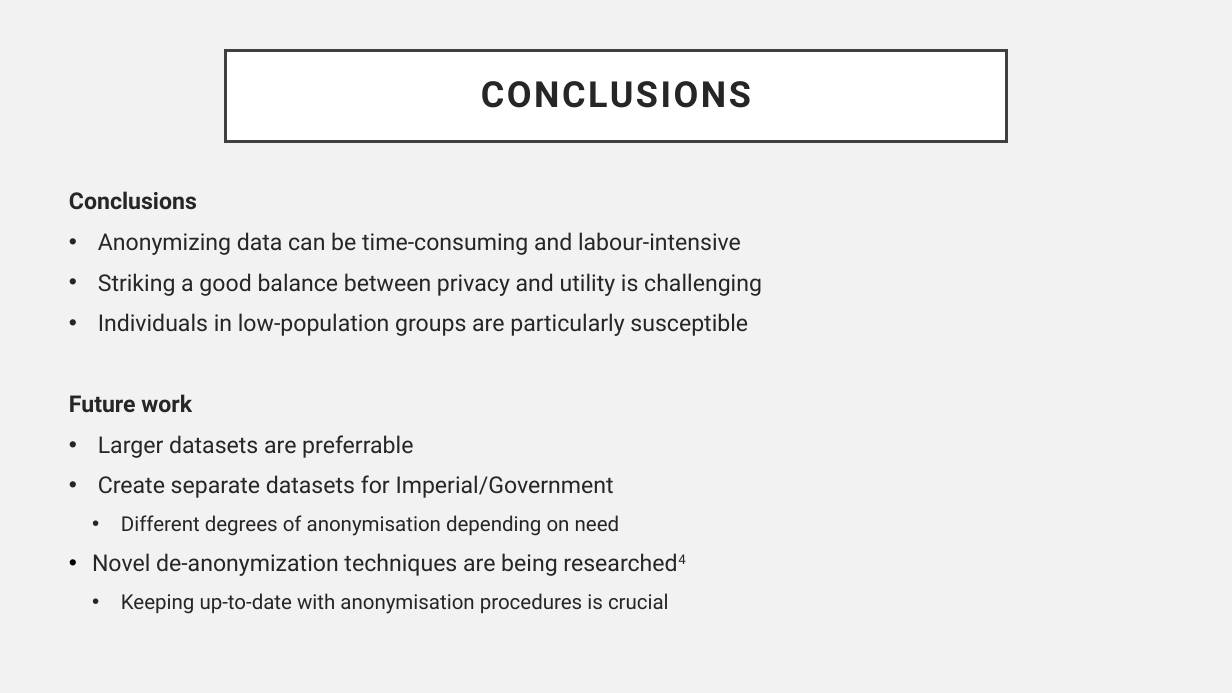
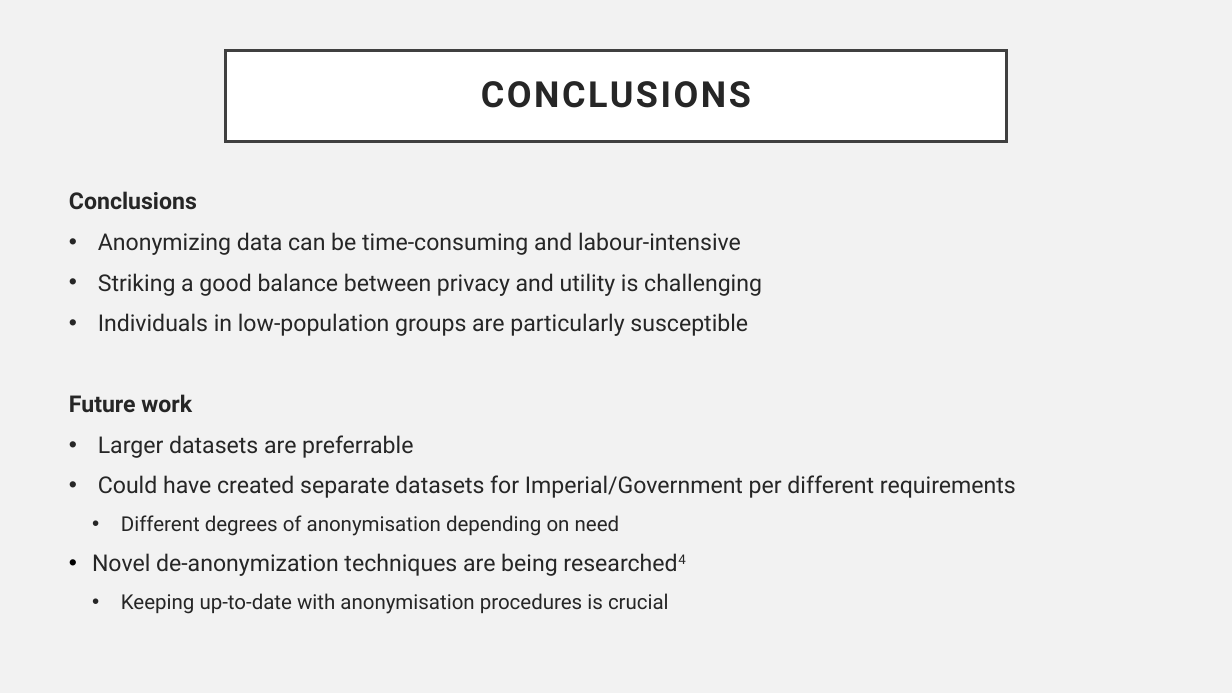
Before and after one commit to rictoo/DataAnonymisation-CDM, a slide deck: slide 15 of Supporting_material/CDM_CW2.pptx. Drawn at 1232x693 pixels with LibreOffice and Linux fonts; fonts in the diff are those of the drawing. Boxes give left, top, right and bottom in pixels: in the first picture for what was removed or moved away, otherwise in the second. Text is boxed around its words. In the diff, an @@ line names an element or a change of style, - is before the commit and + after.

```diff
--- a/Supporting_material/CDM_CW2.pptx
+++ b/Supporting_material/CDM_CW2.pptx
@@ text at <box>98,475,1016,498</box>: text changed @@
-• Create separate datasets for Imperial/Government
+• Could have created separate datasets for Imperial/Government per different requirements
```
Also in this commit, not shown: 5 other slides changed.
